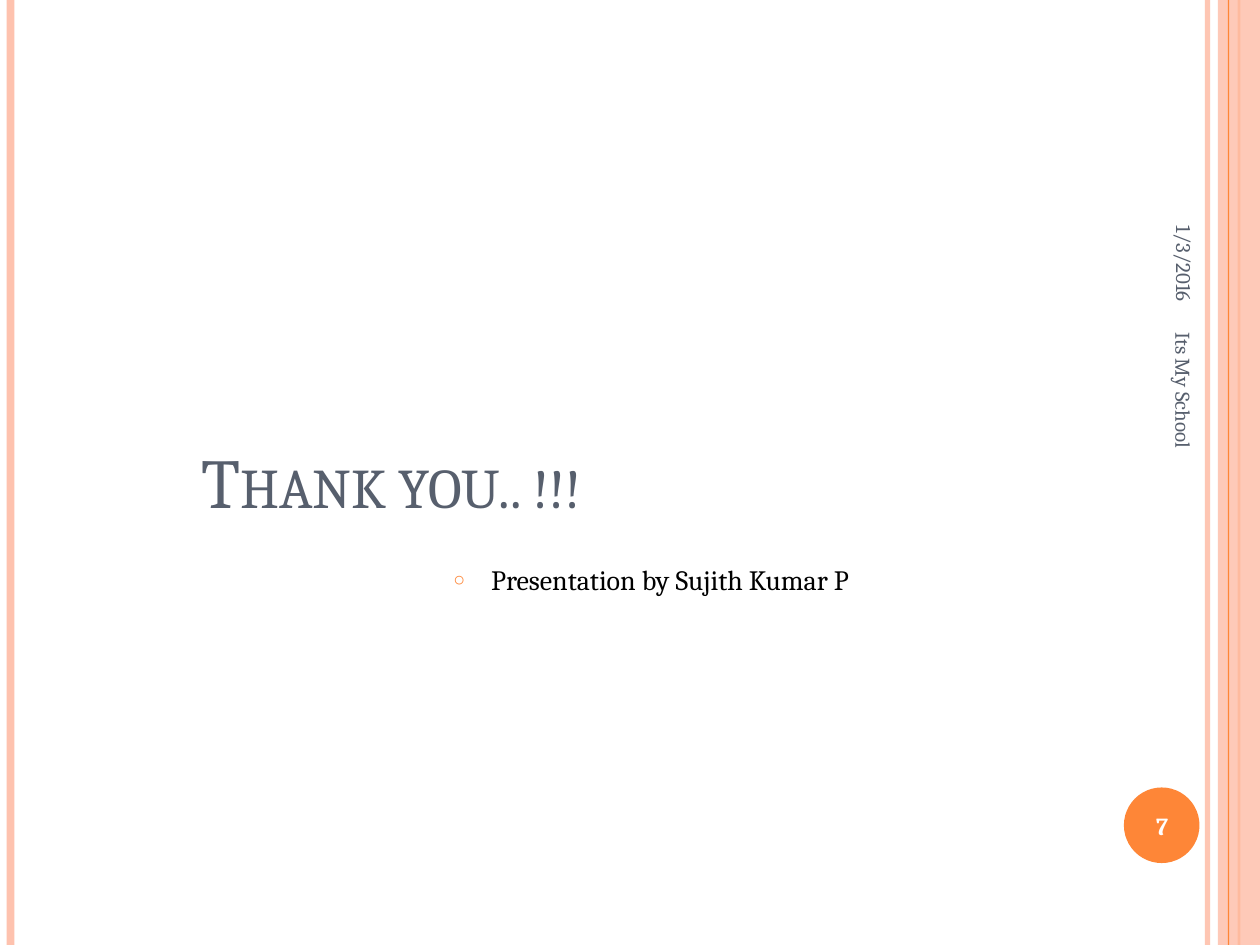
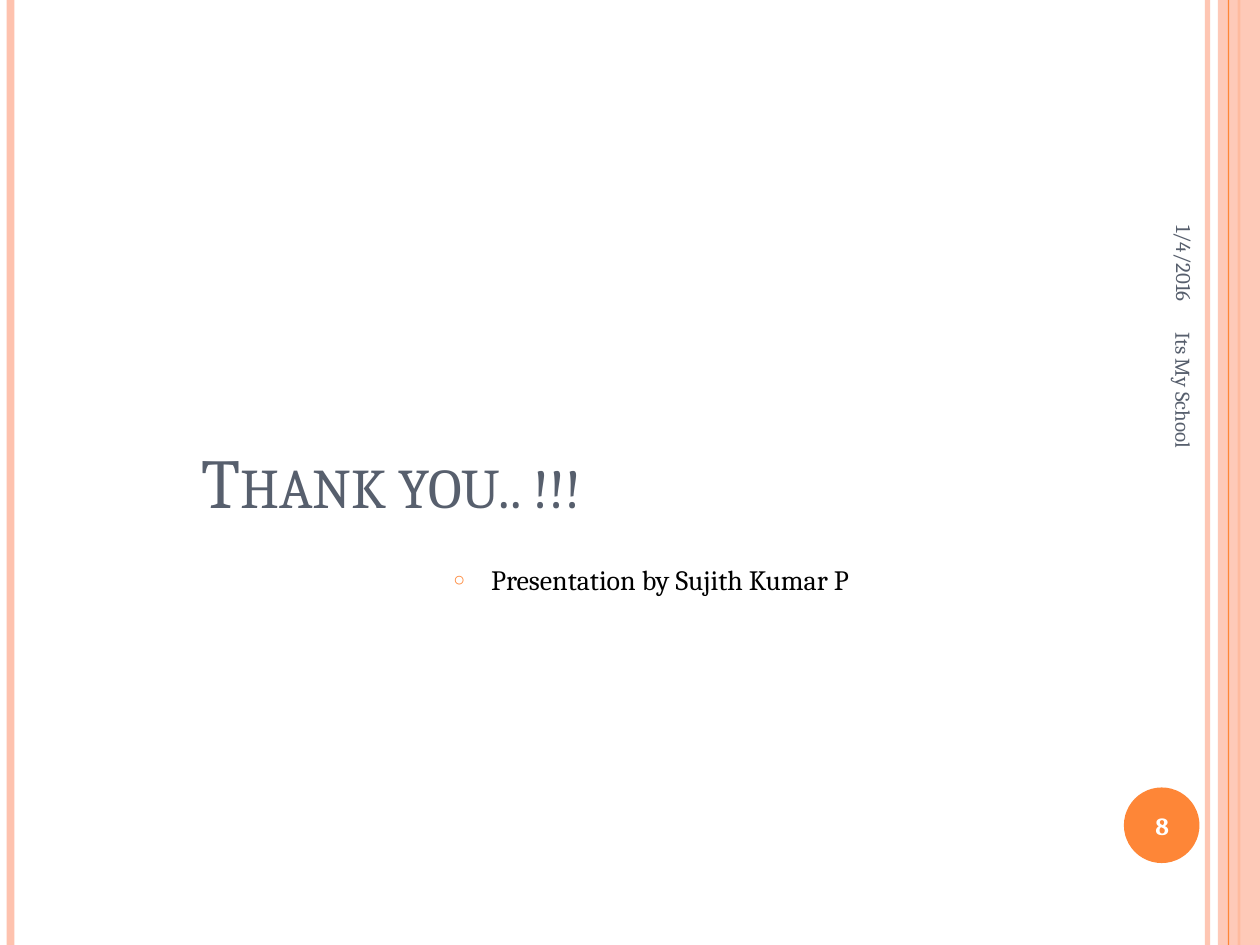
Before and after one commit to sujithkumar640/IMS, a slide deck: slide 8 of Documents/IMS Initial document.pptx (slide 7 before the commit). Drawn at 1260x945 pixels with LibreOffice and Linux fonts; fonts in the diff are those of the drawing. Boxes give left, top, right and bottom in pixels: in the first picture for what was removed or moved away, otherwise in the second. Text is boxed around its words. In the diff, an @@ line names an element or a change of style, - is before the commit and + after.

```diff
--- a/Documents/IMS Initial document.pptx
+++ b/Documents/IMS Initial document.pptx
@@ text at (1171,232,1198,300): text changed @@
-1/3/2016
+1/4/2016
@@ page number at (1155,818,1169,835): text changed @@
-7
+8
```
Also in this commit, not shown: 6 other slides changed, 1 slide added.
